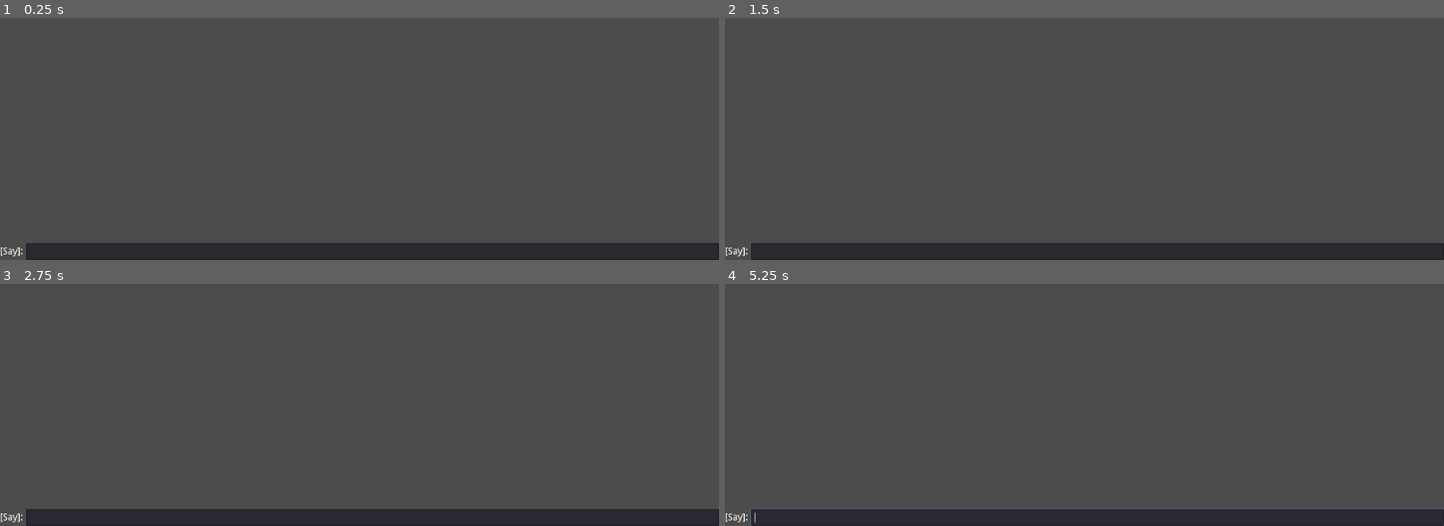
Above: before the commit, frames 1-4 (two rows, left to right).
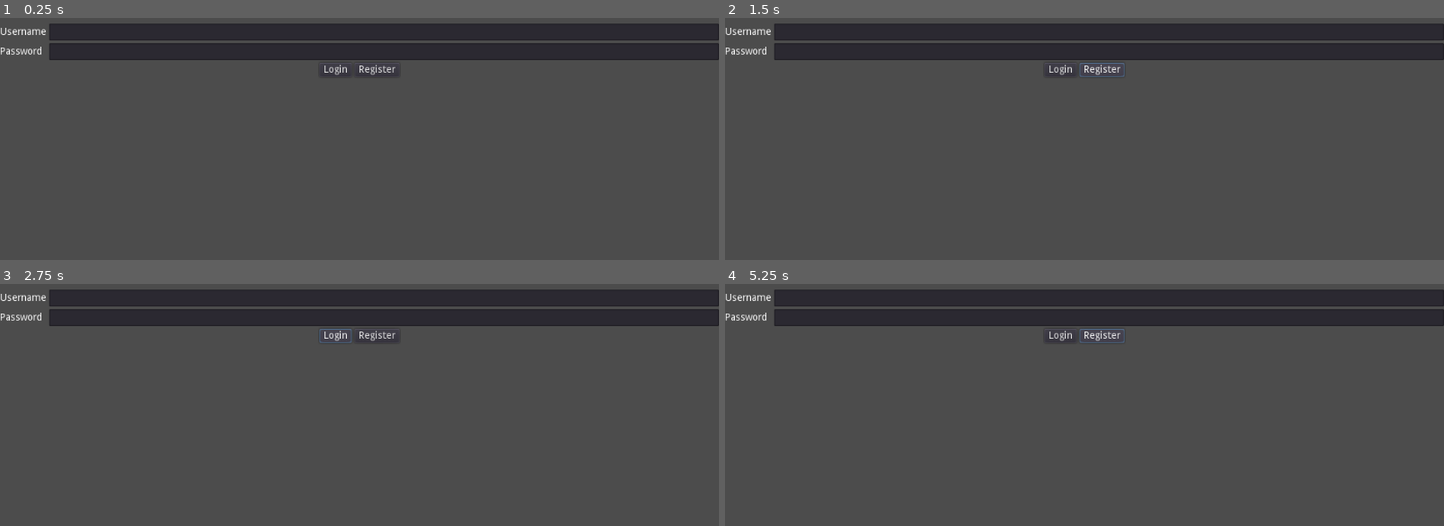
Above: after the commit, the same moments.

Repository: tristanbatchler/godot-python-mmo
Game: Godot game, scene res://Main.tscn
Two runs of this game, one before a commit and one after it. Both use one fixed random seed, a clock stepped at 60 frames per second and the inputs below.
Inputs (mouse positions are in pixels of both pictures, inside the frame that each line leads up to):
- Up to frame 1 (0.25 s): no input
- Up to frame 2 (1.5 s): click (1062, 68) at 0.5 s, where only the run after the commit has a clickable "Login"; click (1098, 68) at 1.25 s, where only the run after the commit has a clickable "Register"
- Up to frame 3 (2.75 s): click (337, 334) at 2 s, where only the run after the commit has a clickable "Login"
- Up to frame 4 (5.25 s): click (1098, 334) at 2.75 s, where only the run after the commit has a clickable "Register"; click (1062, 334) at 3.5 s, where only the run after the commit has a clickable "Login"; click (1098, 334) at 4.25 s, where only the run after the commit has a clickable "Register"; tap Enter at 5, 5.1 s

The runs differ from the first frame. In frame 1, 20% of the frame differs, in the area x 0-100%, y 2-100%; in frame 2, 20%; in frame 3, 20%; in frame 4, 21%.

Commit message:
Allow login/register to chatroom

Diff:
--- /dev/null
+++ b/client/Login.tscn
@@ -0,0 +1,76 @@
+[gd_scene load_steps=2 format=2]
+
+[ext_resource path="res://login_screen.gd" type="Script" id=1]
+
+[node name="Login" type="Control"]
+anchor_right = 1.0
+anchor_bottom = 1.0
+script = ExtResource( 1 )
+__meta__ = {
+"_edit_use_anchors_": false
+}
+
+[node name="VBoxContainer" type="VBoxContainer" parent="."]
+anchor_top = 0.5
+anchor_right = 1.0
+anchor_bottom = 0.5
+margin_top = -38.0
+margin_bottom = 38.0
+__meta__ = {
+"_edit_use_anchors_": false
+}
+
+[node name="GridContainer" type="GridContainer" parent="VBoxContainer"]
+margin_right = 1024.0
+margin_bottom = 52.0
+columns = 2
+
+[node name="Label_Username" type="Label" parent="VBoxContainer/GridContainer"]
+margin_top = 5.0
+margin_right = 66.0
+margin_bottom = 19.0
+text = "Username"
+__meta__ = {
+"_edit_use_anchors_": false
+}
+
+[node name="LineEdit_Username" type="LineEdit" parent="VBoxContainer/GridContainer"]
+margin_left = 70.0
+margin_right = 1024.0
+margin_bottom = 24.0
+size_flags_horizontal = 3
+
+[node name="Label_Password" type="Label" parent="VBoxContainer/GridContainer"]
+margin_top = 33.0
+margin_right = 66.0
+margin_bottom = 47.0
+text = "Password"
+
+[node name="LineEdit_Password" type="LineEdit" parent="VBoxContainer/GridContainer"]
+margin_left = 70.0
+margin_top = 28.0
+margin_right = 1024.0
+margin_bottom = 52.0
+size_flags_horizontal = 3
+
+[node name="CenterContainer" type="CenterContainer" parent="VBoxContainer"]
+margin_top = 56.0
+margin_right = 1024.0
+margin_bottom = 76.0
+
+[node name="HBoxContainer" type="HBoxContainer" parent="VBoxContainer/CenterContainer"]
+margin_left = 455.0
+margin_right = 569.0
+margin_bottom = 20.0
+size_flags_horizontal = 3
+
+[node name="Button_Login" type="Button" parent="VBoxContainer/CenterContainer/HBoxContainer"]
+margin_right = 46.0
+margin_bottom = 20.0
+text = "Login"
+
+[node name="Button_Register" type="Button" parent="VBoxContainer/CenterContainer/HBoxContainer"]
+margin_left = 50.0
+margin_right = 114.0
+margin_bottom = 20.0
+text = "Register"
--- a/client/Main.tscn
+++ b/client/Main.tscn
@@ -1,9 +1,9 @@
 [gd_scene load_steps=3 format=2]
 
 [ext_resource path="res://main.gd" type="Script" id=1]
-[ext_resource path="res://Chatbox.tscn" type="PackedScene" id=2]
+[ext_resource path="res://Login.tscn" type="PackedScene" id=2]
 
 [node name="Main" type="Node"]
 script = ExtResource( 1 )
 
-[node name="Chatbox" parent="." instance=ExtResource( 2 )]
+[node name="Login" parent="." instance=ExtResource( 2 )]
--- a/client/chatbox.gd
+++ b/client/chatbox.gd
@@ -8,7 +8,6 @@
 
 func _ready():
 	input_field.connect("text_entered", self, "text_entered")
-	pass
 
 func _input(event: InputEvent):
 	if event is InputEventKey and event.pressed:
@@ -18,9 +17,10 @@
 			KEY_ESCAPE:
 				input_field.release_focus()
 
-func add_message(username: String, text: String):
-	chat_log.bbcode_text += "[%s]: %s\n" % [username, text]
+func add_message(text: String):
+	chat_log.bbcode_text += text + '\n'
 
 func text_entered(text: String):
-	input_field.text = ''
-	emit_signal("message_sent", text)
+	if len(text) > 0:
+		input_field.text = ''
+		emit_signal("message_sent", text)
--- /dev/null
+++ b/client/login_screen.gd
@@ -0,0 +1,21 @@
+extends Control
+
+onready var username_field: LineEdit = get_node("VBoxContainer/GridContainer/LineEdit_Username")
+onready var password_field: LineEdit = get_node("VBoxContainer/GridContainer/LineEdit_Password")
+onready var login_button: Button = get_node("VBoxContainer/CenterContainer/HBoxContainer/Button_Login")
+onready var register_button: Button = get_node("VBoxContainer/CenterContainer/HBoxContainer/Button_Register")
+
+
+signal login(username, password)
+signal register(username, password)
+
+func _ready():
+	password_field.secret = true
+	login_button.connect("pressed", self, "_login")
+	register_button.connect("pressed", self, "_register")
+
+func _login() -> void:
+	emit_signal("login", username_field.text, password_field.text)
+
+func _register() -> void:
+	emit_signal("register", username_field.text, password_field.text)
--- a/client/main.gd
+++ b/client/main.gd
@@ -3,12 +3,15 @@
 # Imports
 const NetworkClient = preload("res://websockets_client.gd")
 const Packet = preload("res://packet.gd")
+const Chatbox = preload("res://Chatbox.tscn")
 
-onready var _chatbox = get_node("Chatbox")
 var _network_client = NetworkClient.new()
+var _chatbox
+var state: FuncRef
+
+onready var _login_screen = get_node("Login")
 
 func _ready() -> void:
-	_chatbox.connect("message_sent", self, "send_message")
 	_network_client.connect("connected", self, "_handle_client_connected")
 	_network_client.connect("disconnected", self, "_handle_client_disconnected")
 	_network_client.connect("error", self, "_handle_network_error")
@@ -16,9 +19,54 @@
 	add_child(_network_client) # Begin network_client ready and process
 	_network_client.connect_to_server('127.0.0.1', 8081)
 
-func send_message(text: String) -> void:
+	_login_screen.connect("login", self, "_handle_login_button")
+	_login_screen.connect("register", self, "_handle_register_button")
+
+func LOGIN(p):
+	match p.action:
+		"OK":
+			_enter_chat()
+		"Deny":
+			OS.alert("Username or password incorrect")
+
+func REGISTER(p):
+	match p.action:
+		"OK":
+			OS.alert("Registration successful")
+		"Deny":
+			OS.alert("Can't register")
+
+func CHAT(p):
+	match p.action:
+		"Chat":
+			var message: String = p.payloads[0]
+			_chatbox.add_message(message)
+
+func _handle_login_button(username: String, password: String) -> void:
+	state = funcref(self, "LOGIN")
+	var p: Packet = Packet.new("Login", [username, password])
+	_network_client.send_packet(p)
+
+func _handle_register_button(username: String, password: String) -> void:
+	state = funcref(self, "REGISTER")
+	var p: Packet = Packet.new("Register", [username, password])
+	_network_client.send_packet(p)
+
+func _enter_chat():
+	state = funcref(self, "CHAT")
+
+	# Instance the chatbox
+	_chatbox = Chatbox.instance()
+	_chatbox.connect("message_sent", self, "send_chat")
+	add_child(_chatbox)
+
+	# Remove the login screen
+	remove_child(_login_screen)
+
+func send_chat(text: String) -> void:
 	var p: Packet = Packet.new("Chat", [text])
 	_network_client.send_packet(p)
+
 
 func _handle_client_connected() -> void:
 	print("Client connected to server!")
@@ -30,10 +78,8 @@
 	print("Received server data: ", data)
 	var action_payloads: Array = Packet.json_to_action_payloads(data)
 	var p: Packet = Packet.new(action_payloads[0], action_payloads[1])
-
-	if p.action == "Chat":
-		var message: String = p.payloads[0]
-		_chatbox.add_message("Server", message)
+	# Pass the packet to our current state
+	state.call_func(p)
 
 func _handle_network_error() -> void:
 	OS.alert("There was an error")
Not shown, changed: server/__main__.py
Not shown, added: server/load_data.py
Not shown, added: server/manage.py
Not shown, added: server/models.py
Not shown, changed: server/packet.py
